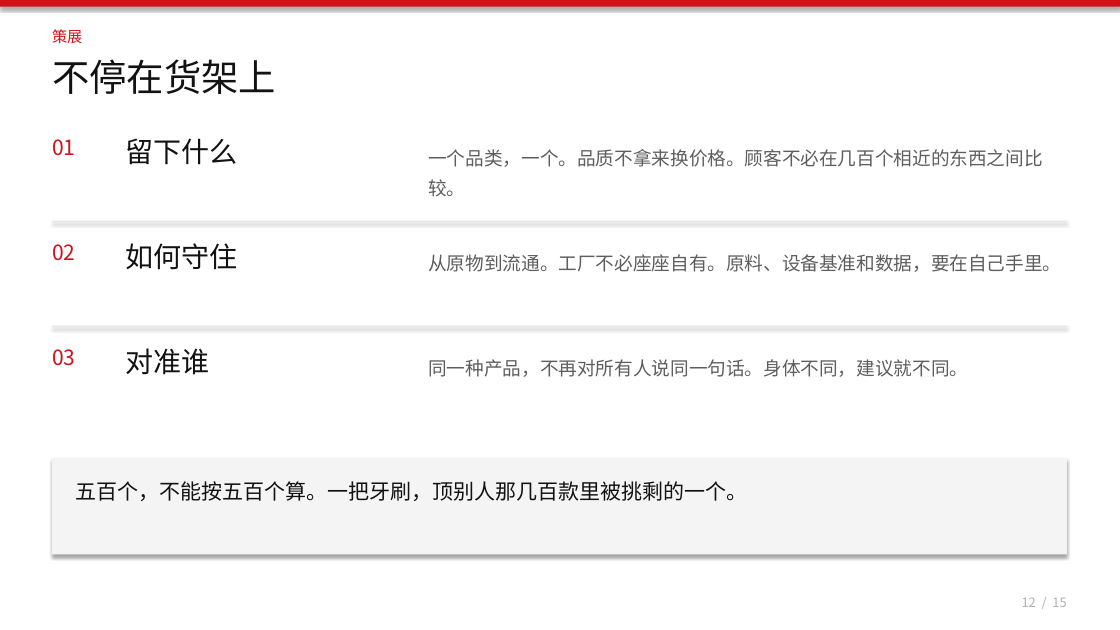
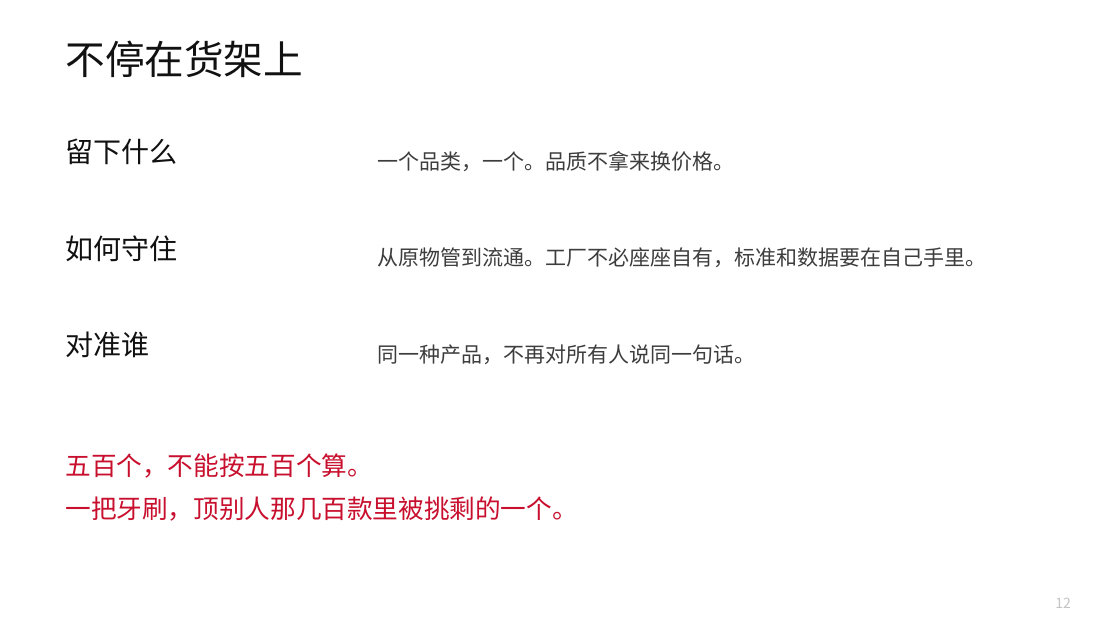
Before and after one commit to headshot9999/xiaoyi, a slide deck: slide 12 of 艾多美何以成为100兆韩元企业.pptx. Drawn at 1120x630 pixels with LibreOffice and Linux fonts; fonts in the diff are those of the drawing. Boxes give left, top, right and bottom in pixels: in the first picture for what was removed or moved away, otherwise in the second. Text is boxed around its words. In the diff, an @@ line names an element or a change of style, - is before the commit and + after.

```diff
--- a/艾多美何以成为100兆韩元企业.pptx
+++ b/艾多美何以成为100兆韩元企业.pptx
@@ rectangle removed at (x1=0, y1=0, x2=1120, y2=7) @@
@@ text removed at (x1=52, y1=29, x2=82, y2=44) @@
-策展
@@ text "不停在货架上" moved from (x1=52, y1=59, x2=276, y2=94) to (x1=65, y1=40, x2=303, y2=78) @@
@@ text "不停在货架上" at (x1=65, y1=40, x2=303, y2=78): size 32 to 34 pt, text colour #121212 to #111111 @@
@@ text removed at (x1=52, y1=139, x2=75, y2=156) @@
-01
@@ text "留下什么" moved from (x1=126, y1=138, x2=238, y2=165) to (x1=65, y1=138, x2=177, y2=165) @@
@@ text at (x1=378, y1=151, x2=735, y2=171): text changed; size 16 to 18 pt; text colour #5E5E5E to #3D3D3D @@
-一个品类，一个。品质不拿来换价格。顾客不必在几百个相近的东西之间比较。
+一个品类，一个。品质不拿来换价格。
@@ rectangle removed at (x1=52, y1=221, x2=1067, y2=222) @@
@@ text "如何守住" moved from (x1=126, y1=243, x2=238, y2=270) to (x1=65, y1=235, x2=177, y2=262) @@
@@ text removed at (x1=52, y1=244, x2=75, y2=261) @@
-02
@@ text at (x1=378, y1=247, x2=987, y2=267): text changed; size 16 to 18 pt; text colour #5E5E5E to #3D3D3D @@
-从原物到流通。工厂不必座座自有。原料、设备基准和数据，要在自己手里。
+从原物管到流通。工厂不必座座自有，标准和数据要在自己手里。
@@ rectangle removed at (x1=52, y1=326, x2=1067, y2=327) @@
@@ text colour #121212 to #111111 in 3 elements at (x1=65, y1=138, x2=177, y2=165), (x1=65, y1=235, x2=177, y2=262), (x1=65, y1=331, x2=149, y2=358) @@
@@ text "对准谁" moved from (x1=126, y1=348, x2=210, y2=375) to (x1=65, y1=331, x2=149, y2=358) @@
@@ text removed at (x1=52, y1=349, x2=75, y2=366) @@
-03
@@ text at (x1=378, y1=344, x2=756, y2=364): text changed; size 16 to 18 pt; text colour #5E5E5E to #3D3D3D @@
-同一种产品，不再对所有人说同一句话。身体不同，建议就不同。
+同一种产品，不再对所有人说同一句话。
@@ rectangle removed at (x1=52, y1=458, x2=1067, y2=555) @@
@@ text at (x1=65, y1=453, x2=577, y2=521): text changed; size 18 to 22 pt; text colour #121212 to #C8102E @@
-五百个，不能按五百个算。一把牙刷，顶别人那几百款里被挑剩的一个。
+五百个，不能按五百个算。
+一把牙刷，顶别人那几百款里被挑剩的一个。
@@ text at (x1=1055, y1=598, x2=1071, y2=608): text changed; size 11 to 12 pt; text colour #B0B0B0 to #C4C4C4 @@
-12 / 15
+12
```
Also in this commit, not shown: 14 other slides changed, 2 other files.
